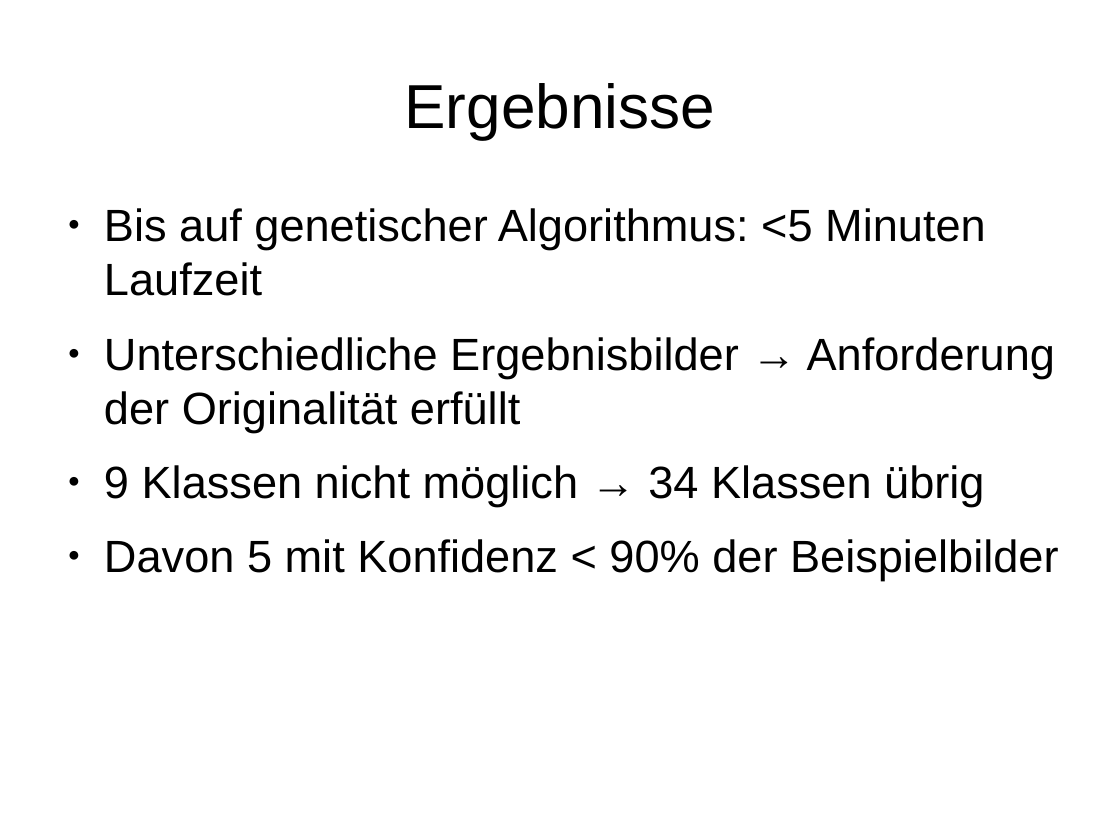
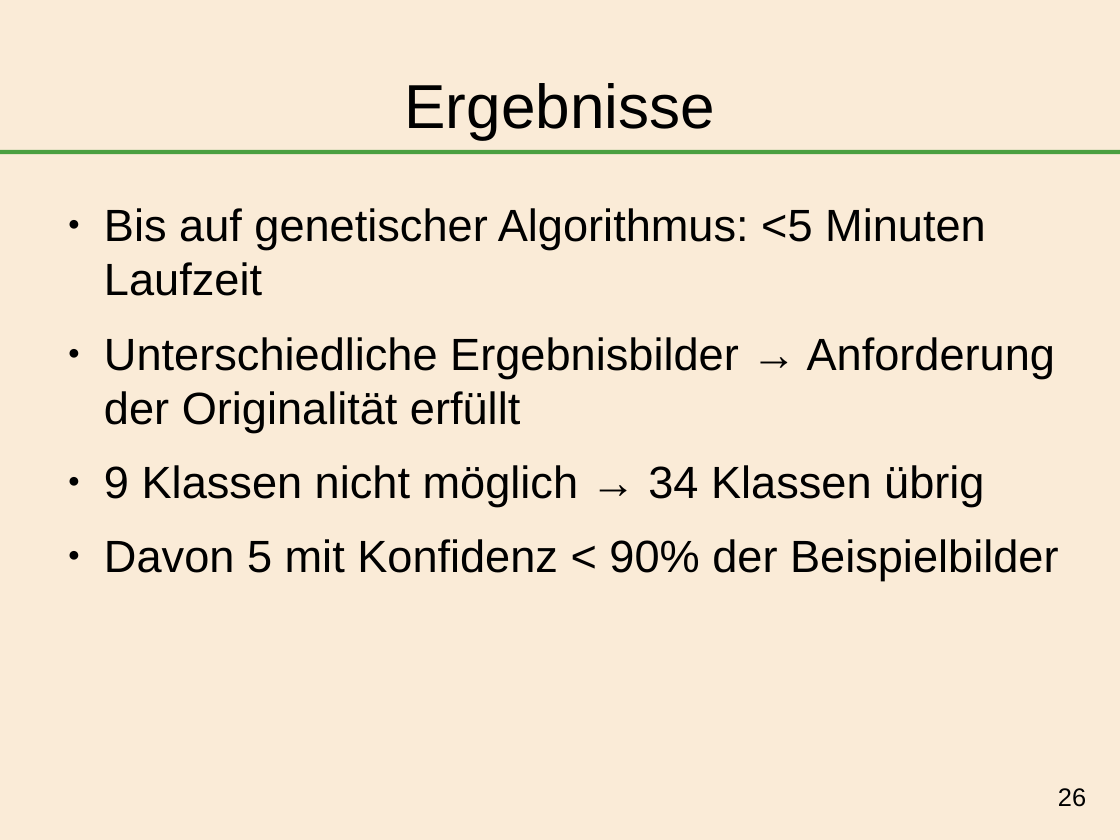
Before and after one commit to AfuroZamurai/InformatiCup_Leibniz-7, a slide deck: slide 26 of praesentation/Leibniz7_praesentation.odp. Drawn at 1120x840 pixels with LibreOffice and Linux fonts; fonts in the diff are those of the drawing. Boxes give left, top, right and bottom in pixels: in the first picture for what was removed or moved away, otherwise in the second. Text is boxed around its words. In the diff, an @@ line names an element or a change of style, - is before the commit and + after.

Commit message:
added color + page numbers in presentation

```diff
--- a/praesentation/Leibniz7_praesentation.odp
+++ b/praesentation/Leibniz7_praesentation.odp
@@ background #FFFFFF to #FAEBD7 @@
@@ line added from (0, 152) to (1120, 152), #008000 3 pt @@
@@ page number added at (1058,788,1086,807), 18 pt, text #000000 @@
+26
```
Also in this commit, not shown: 26 other slides changed.
